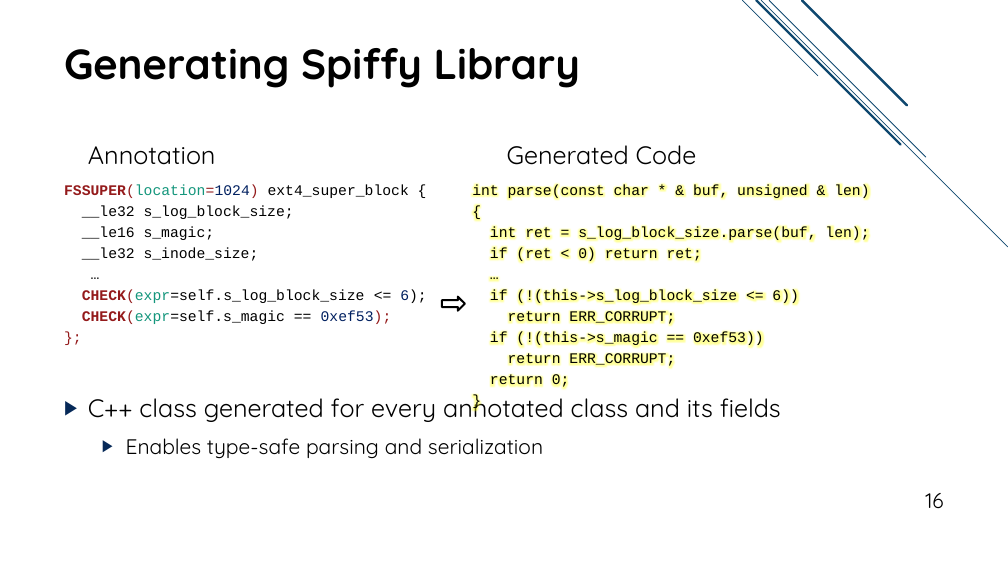
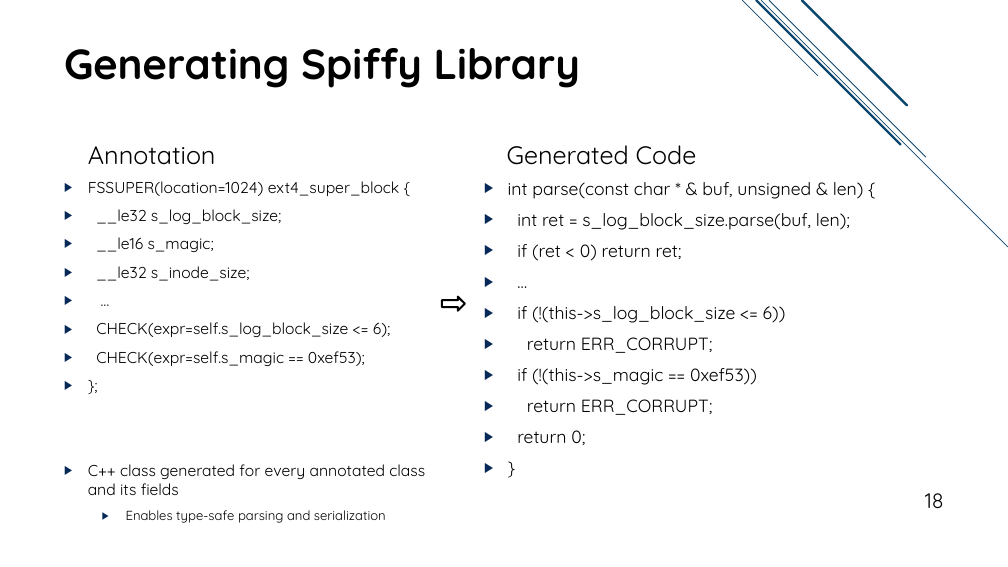
Before and after one commit to jacksun007/spiffy-paper, a slide deck: slide 18 of talk/spiffy_talk.pptx (slide 16 before the commit). Drawn at 1008x567 pixels with LibreOffice and Linux fonts; fonts in the diff are those of the drawing. Boxes give left, top, right and bottom in pixels: in the first picture for what was removed or moved away, otherwise in the second. Text is boxed around its words. In the diff, an @@ line names an element or a change of style, - is before the commit and + after.

```diff
--- a/talk/spiffy_talk.pptx
+++ b/talk/spiffy_talk.pptx
@@ text "FSSUPER(location=1024) ext4_super_block {" at bbox=[88, 181, 425, 520]: size 14 to 15 pt, font Courier New to Quicksand in "FSSUPER(location=1024) ext4_super_block {", "__le32 s_log_block_size;", "__le16 s_magic;", "__le32 s_inode_size;" and 4 more places; text colour #941A1B to #000000 in "FSSUPER(location=1024)", "CHECK(expr=self.s_log_block_size", "CHECK(expr=self.s_magic 0xef53);", "};"; text colour #14967C to #000000, bold off in "FSSUPER(location=1024)", "CHECK(expr=self.s_log_block_size", "CHECK(expr=self.s_magic"; text colour #002060 to #000000 in "FSSUPER(location=1024)", "6);", "0xef53);"; size 24 to 15 pt in "C++ class generated for every annotated class ..."; size 20 to 12.5 pt in "Enables type-safe parsing and serialization"; bullet none to ▶; line spacing 20pt to 1; more space between paragraphs; less space between paragraphs @@
@@ text "int parse(const char * & ...": place and size @@
-text "int parse(const char * & ..." at bbox=[472, 184, 869, 389]
+text "int parse(const char * & ..." at bbox=[508, 182, 863, 445]
@@ text "int parse(const char * & ..." at bbox=[508, 182, 863, 445]: size 14 to 16.8 pt, font Courier New to Quicksand; bullet none to ▶; line spacing 20pt to 1; more space between paragraphs @@
@@ page number at bbox=[925, 493, 944, 508]: text changed @@
-16
+18
```
Also in this commit, not shown: 21 other slides changed, 2 slides added.
